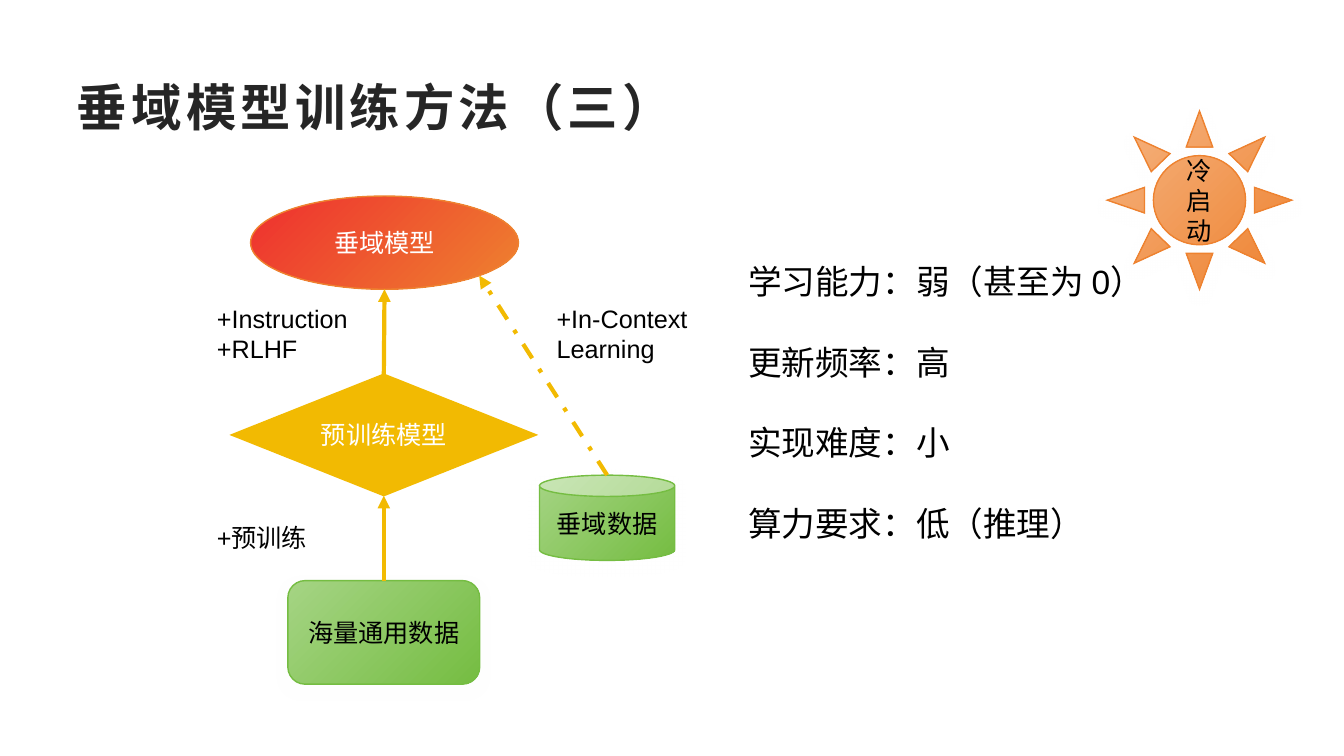
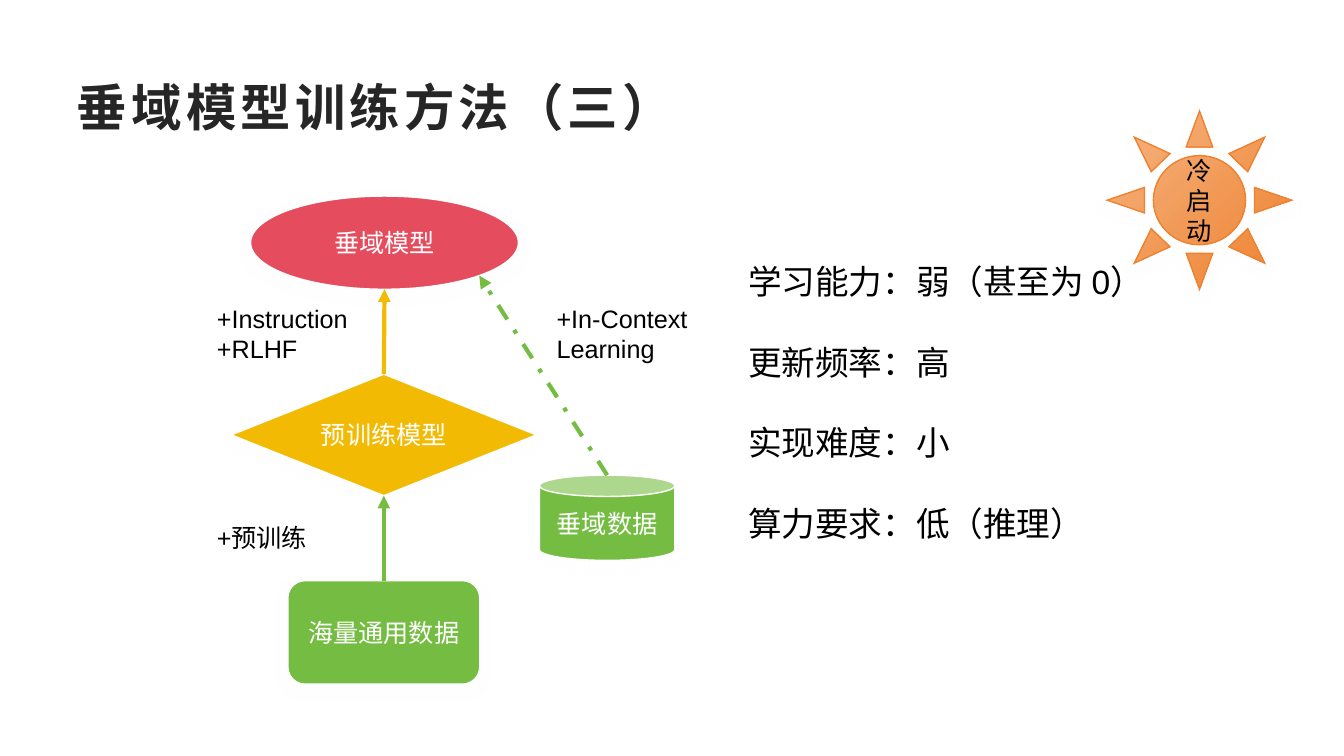
Before and after one commit to SakigamiYang/PyCon, a slide deck: slide 9 of PyCon2023/PyConChina2023-LLM+RAG企业落地-Ai兔兔.pptx. Drawn at 1344x756 pixels with LibreOffice and Linux fonts; fonts in the diff are those of the drawing; background and template pictures are left out. Boxes give left, top, right and bottom in pixels: in the first picture for what was removed or moved away, otherwise in the second. Text is boxed around its words. In the diff, an @@ line names an element or a change of style, - is before the commit and + after.

```diff
--- a/PyCon2023/PyConChina2023-LLM+RAG企业落地-Ai兔兔.pptx
+++ b/PyCon2023/PyConChina2023-LLM+RAG企业落地-Ai兔兔.pptx
@@ ellipse "垂域模型" at <box>251,196,519,288</box>: fill gradient #EE2F62 to #EE822F to #E54C5E; outline #EE822F 1 pt to #FFFFFF 1 pt; shadow on @@
@@ arrow (607, 475) - (479, 275): stroke #F2BA02 3 pt dashed to #75BD42 3 pt dashed @@
@@ diamond "预训练模型" at <box>231,374,536,496</box>: outline #F2BA02 1 pt to #FFFFFF 1 pt; shadow on @@
@@ cylinder "垂域数据" at <box>539,475,675,561</box>: text colour #000000 to #FFFFFF; fill gradient #A5D484 to #75BD42 to #75BD42; outline #75BD42 1 pt to #FFFFFF 1 pt @@
@@ arrow (384, 581) - (384, 496): stroke #F2BA02 3 pt to #75BD42 3 pt @@
@@ rounded rectangle "海量通用数据" at <box>288,581,480,685</box>: text colour #000000 to #FFFFFF; fill gradient #A5D484 to #75BD42 to #75BD42; outline #75BD42 1 pt to #FFFFFF 1 pt @@
```
Also in this commit, not shown: 13 other slides changed, 1 slide added, 1 other file.
